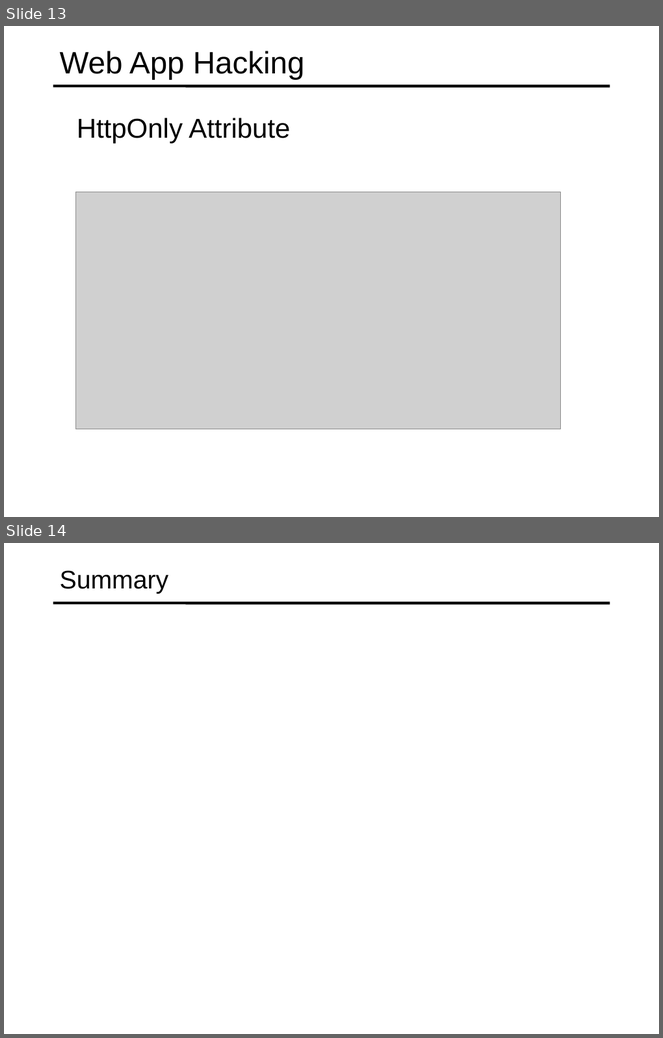
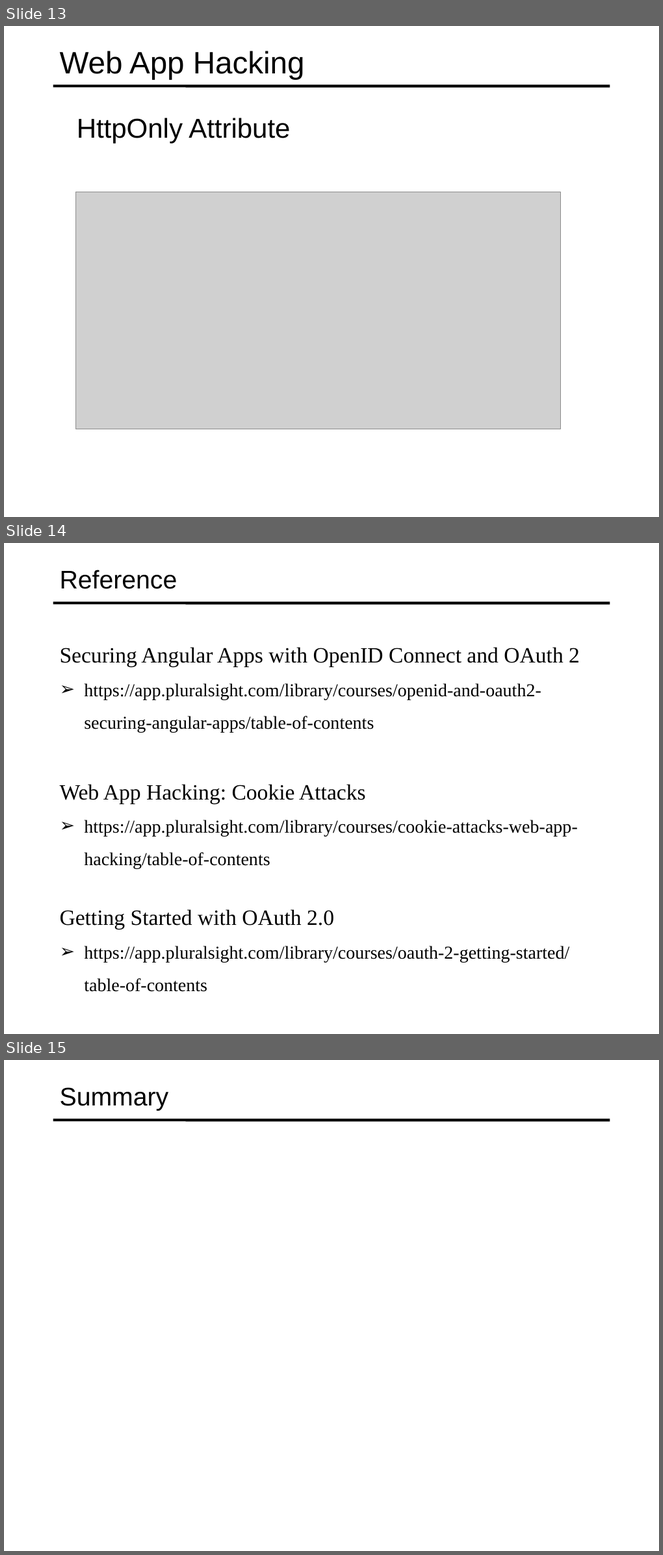
Before and after one commit to specter01wj/Jago_Link_Training, a slide deck: Angular/Interview Lectures/Web Security/Angular_web security.ppt. Shown one above the other, each under a label of ours: slides 13 and 14 before the commit, slides 13, 14 and 15 after it. The pictures are 663x1038 and 663x1555 pixels, drawn with LibreOffice and Linux fonts; fonts in the diff are those of the drawing; grey boxes stand for pictures. Boxes give left, top, right and bottom in pixels: in the first picture for what was removed or moved away, otherwise in the second. Text is boxed around its words. In the diff, an @@ line names an element or a change of style, - is before the commit and + after.

Commit message:
06/04/2020 v1

```diff
--- a/Angular/Interview Lectures/Web Security/Angular_web security.ppt
+++ b/Angular/Interview Lectures/Web Security/Angular_web security.ppt
@@ slide 14 added at (x1=4, y1=543, x2=659, y2=1034), background #FFFFFF; not listed: 1 template element that a slide beside it also shows @@
@@ title added at (x1=60, y1=570, x2=178, y2=589), 28 pt, text #000000 @@
+Reference
@@ text added at (x1=60, y1=647, x2=580, y2=733), 20 pt, text #000000 @@
+Securing Angular Apps with OpenID Connect and OAuth 2
+➢ https://app.pluralsight.com/library/courses/openid-and-oauth2-securing-angular-apps/table-of-contents
@@ text added at (x1=60, y1=784, x2=577, y2=869), 20 pt, text #000000 @@
+Web App Hacking: Cookie Attacks
+➢ https://app.pluralsight.com/library/courses/cookie-attacks-web-app-hacking/table-of-contents
@@ text added at (x1=60, y1=910, x2=570, y2=992), 20 pt, text #000000 @@
+Getting Started with OAuth 2.0
+➢ https://app.pluralsight.com/library/courses/oauth-2-getting-started/table-of-contents
@@ what was slide 14 is now slide 15 @@
```
